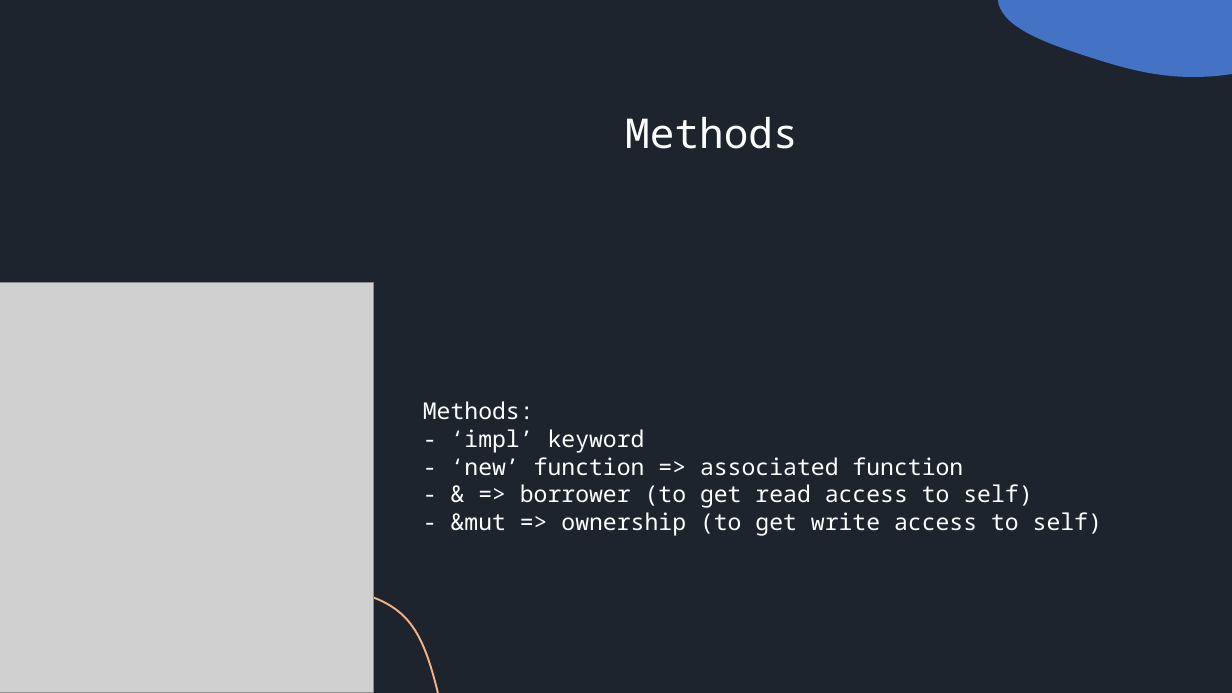
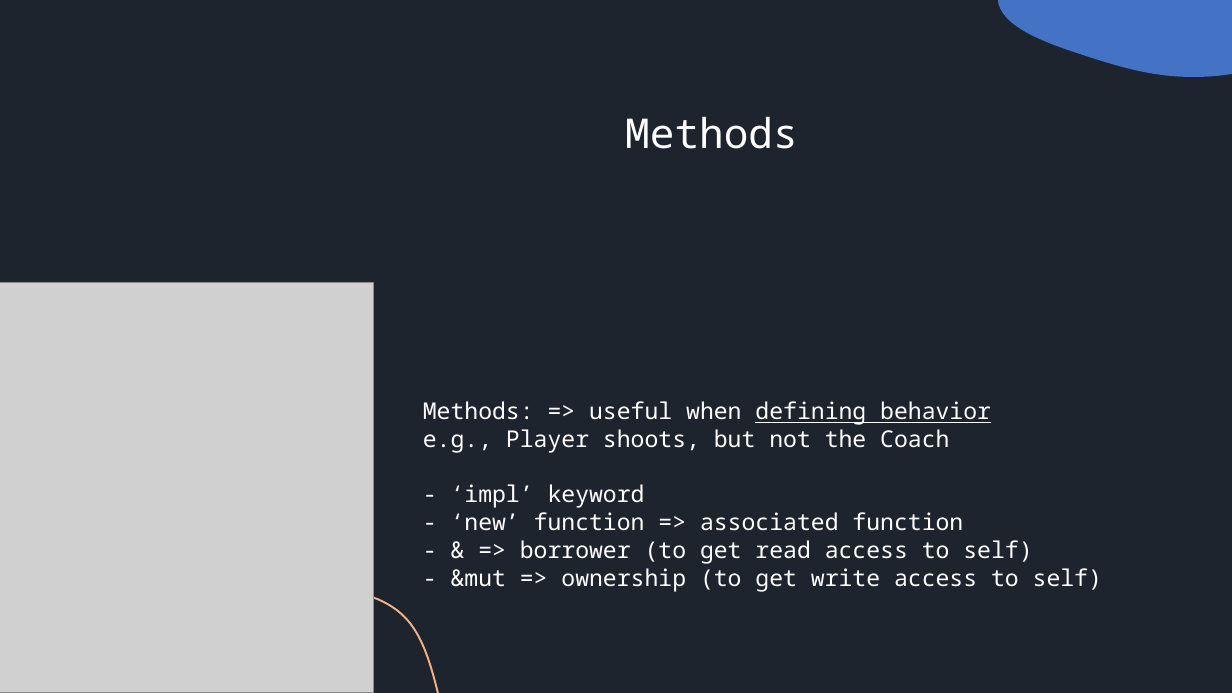
Before and after one commit to sakthishanmugam02/rust-lang, a slide deck: slide 26 of rust-lang.pptx. Drawn at 1232x693 pixels with LibreOffice and Linux fonts; fonts in the diff are those of the drawing; grey boxes stand for pictures. Boxes give left, top, right and bottom in pixels: in the first picture for what was removed or moved away, otherwise in the second. Text is boxed around its words. In the diff, an @@ line names an element or a change of style, - is before the commit and + after.

```diff
--- a/rust-lang.pptx
+++ b/rust-lang.pptx
@@ text at box(423, 401, 991, 531): text changed @@
-Methods:
-- ‘impl’ keyword
-- ‘new’ function => associated function
+Methods: => useful when defining behavior
+e.g., Player shoots, but not the Coach
+- ‘impl’ keyword
+- ‘new’ function => associated function
```
